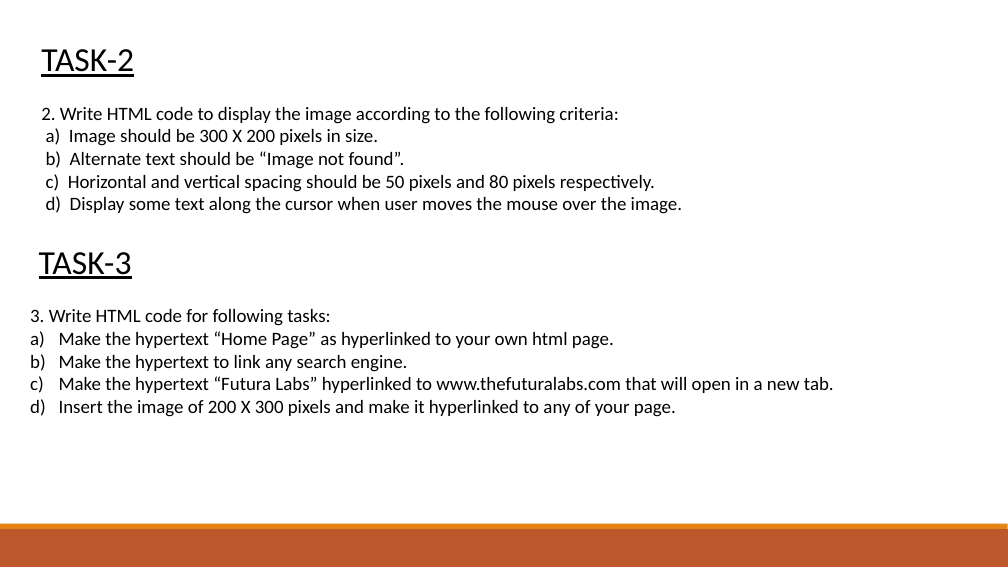
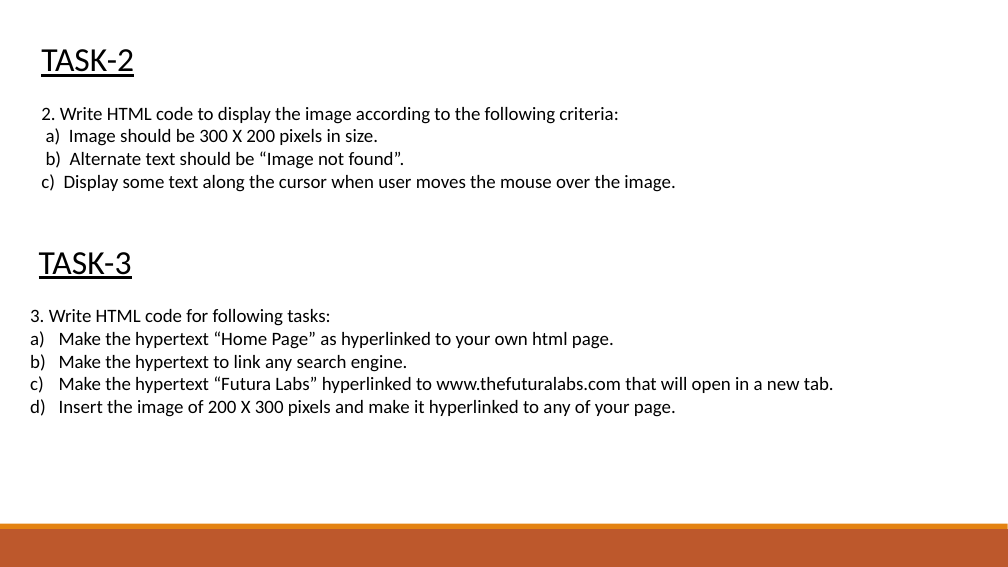
Before and after one commit to sudhishmapython/futura_html, a slide deck: slide 15 of HTML-DEMO.pptx. Drawn at 1008x567 pixels with LibreOffice and Linux fonts; fonts in the diff are those of the drawing. Boxes give left, top, right and bottom in pixels: in the first picture for what was removed or moved away, otherwise in the second. Text is boxed around its words. In the diff, an @@ line names an element or a change of style, - is before the commit and + after.

```diff
--- a/HTML-DEMO.pptx
+++ b/HTML-DEMO.pptx
@@ text at (x1=41, y1=174, x2=675, y2=192): text changed @@
-c) Horizontal and vertical spacing should be 50 pixels and 80 pixels respectively.
-d) Display some text along the cursor when user moves the mouse over the image.
+c) Display some text along the cursor when user moves the mouse over the image.
```
Also in this commit, not shown: 3 other slides changed, 1 slide added, 30 other files.
